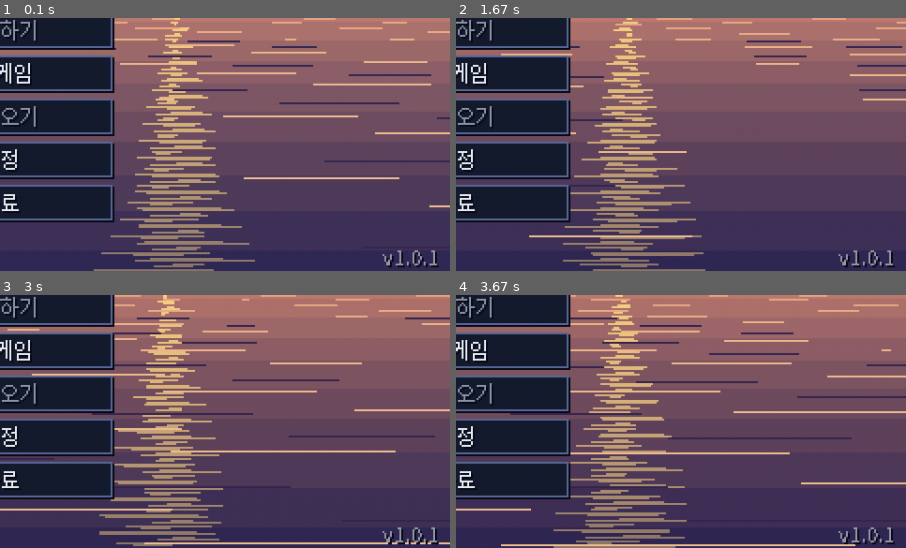
Above: before the commit, frames 1-4 (two rows, left to right).
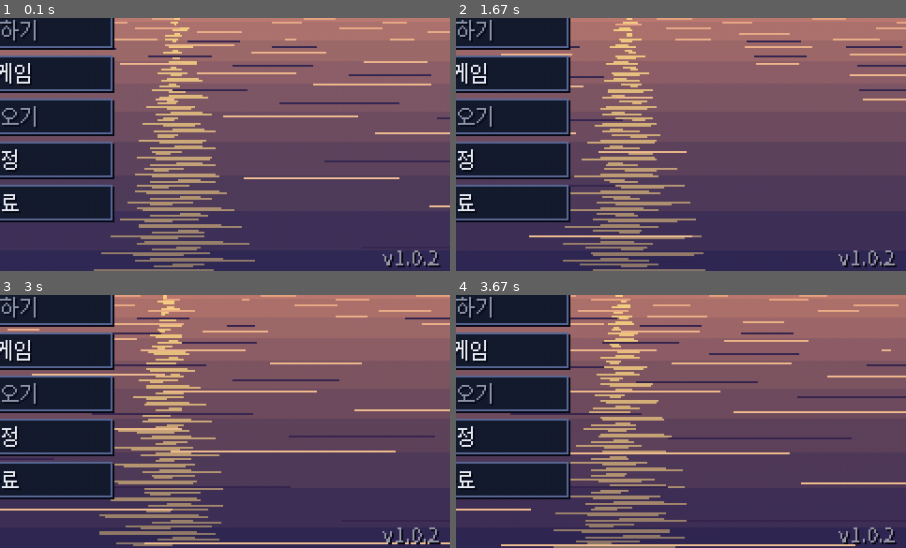
Above: after the commit, the same moments.

Repository: sinsiu60/fishingplanet
Game: pygame game, started from main.py
Same seed, same stepped clock (60 frames per second), same inputs: the game is played once before the commit and once after it.
Inputs (mouse positions are % of the whole screen's width and height, from its top left):
- Up to frame 1 (0.1 s): no input
- Up to frame 2 (1.67 s): click (50, 50) at 0.38 s; click (65, 15) at 0.72 s; click (26, 30) at 1.05 s; click (47, 33) at 1.38 s
- Up to frame 3 (3 s): click (70, 42) at 1.72 s; click (81, 47) at 2.05 s; click (21, 30) at 2.38 s; click (26, 68) at 2.72 s
- Up to frame 4 (3.67 s): click (28, 42) at 3.05 s; click (34, 17) at 3.38 s
The pictures show only the part of the screen within x 50-100%, y 50-100%; the shares and areas given below are measured in that part.

The runs differ from the first frame. In frame 1, less than 0.1% of the frame differs, in the area x 94-98%, y 91-99%; in frame 2, less than 0.1%; in frame 3, less than 0.1%; in frame 4, less than 0.1%.

Commit message:
Readable speech bubbles (no dark shadow on dark text), village shown as a node on the map instead of a separate button, release 1.0.2
Co-Authored-By: Claude Opus 5.5 <noreply@anthropic.com>
Claude-Session: https://claude.ai/code/session_01XkZZxEWm7K26sk4a4EAFMF

Diff:
--- a/data/villages.json
+++ b/data/villages.json
@@ -1,7 +1,7 @@
 {
  "_설명": "마을 (DESIGN.md 35-3, CONTENT_EXPANSION.md B-1·B-2). 파노라마 가로 width px, 장소·NPC x 위치는 파노라마 좌표. place.action: dock(지도) / shop / quests / gallery / talk(그 NPC와 대화) / season(계절 알림판). npc.lines = 기본 대사 (대사 시스템 data/dialogue.json 이 없을 때·조건 맞는 대사가 없을 때).",
  "sharmion": {
-  "name": "윤슬 마을", "subtitle": "햇빛에 반짝이는 물결이 보이는 작은 포구", "width": 1000, "style": "wood",
+  "name": "윤슬 마을", "subtitle": "햇빛에 반짝이는 물결이 보이는 작은 포구", "map_node": [100, 228], "width": 1000, "style": "wood",
   "ambience": "village_sharmion",
   "places": [
    {"id": "dock", "name": "부두", "x": 70, "w": 120, "action": "dock", "kind": "dock"},
@@ -23,7 +23,7 @@
   }
  },
  "eldrasion": {
-  "name": "아스테라 항구", "subtitle": "수정 등불이 걸린 고대 항구", "width": 1000, "style": "stone",
+  "name": "아스테라 항구", "subtitle": "수정 등불이 걸린 고대 항구", "map_node": [116, 197], "width": 1000, "style": "stone",
   "ambience": "village_eldrasion",
   "places": [
    {"id": "dock", "name": "부두", "x": 70, "w": 120, "action": "dock", "kind": "dock", "ship": true},
--- a/dist_readme.txt
+++ b/dist_readme.txt
@@ -1,4 +1,4 @@
-미니 피싱 (Mini Fishing) v1.0.1
+미니 피싱 (Mini Fishing) v1.0.2
 ================
 
 실행: MiniFishing.exe 를 더블클릭하세요. (Python 설치 필요 없음)
--- a/src/scene/ending.py
+++ b/src/scene/ending.py
@@ -94,7 +94,7 @@
                     a = clamp((t - start) / 0.8, 0, 1)
                     y = 222 + i * 14 - 28
                     text(canvas, line, (w // 2, y + int((1 - a) * 6)), lerp_color((26, 30, 60), (240, 236, 250), a),
-                         11, "center")
+                         11, "center", shadow=True)
         else:
             self._draw_stats(canvas, t - STATS_T)
         # 처음 페이드 인
--- a/src/scene/fishing_scene.py
+++ b/src/scene/fishing_scene.py
@@ -322,8 +322,8 @@
         band = pygame.Surface((w, 34), pygame.SRCALPHA)
         band.fill((10, 12, 26, int(150 * a)))
         canvas.blit(band, (0, 26))
-        hud.text(canvas, ev["banner"], (w // 2, 38), tuple(int(v * a) for v in (255, 240, 210)), 16, "center")
-        hud.text(canvas, f"{ev['name']} · {ev['benefit_text']}", (w // 2, 53), tuple(int(v * a) for v in (200, 220, 255)), 11, "center")
+        hud.text(canvas, ev["banner"], (w // 2, 38), tuple(int(v * a) for v in (255, 240, 210)), 16, "center", shadow=True)
+        hud.text(canvas, f"{ev['name']} · {ev['benefit_text']}", (w // 2, 53), tuple(int(v * a) for v in (200, 220, 255)), 11, "center", shadow=True)
 
     @property
     def season(self) -> str:
--- a/src/scene/map_scene.py
+++ b/src/scene/map_scene.py
@@ -103,6 +103,7 @@
         here = next(s for s in self.all_spots if s["id"] == fishing.spot_id)
         self.cont = here.get("continent", "sharmion")
         self.sel = next(i for i, s in enumerate(self.spots) if s["id"] == fishing.spot_id)
+        self.town_sel = False   # 지도 위 마을 칸을 골랐는지 (처음엔 지금 낚시터)
         self.cont_btns = [ui.Button((112, 9, 16, 15), "<", lambda: self._switch(-1)),
                           ui.Button((262, 9, 16, 15), ">", lambda: self._switch(1))]
         self.t = 0.0
@@ -111,7 +112,6 @@
         self.go_btn = ui.Button((300, 214, 164, 17), "", self._go)
         self.rest_btn = ui.Button((300, 56, 164, 16), "텐트에서 쉬기", self._rest)
         self.train_btn = ui.Button((330, 250, 70, 15), "훈련 수조", self._train)
-        self.town_btn = ui.Button((300, 233, 164, 14), "", self._town)
 
     @property
     def spots(self) -> list:
@@ -128,6 +128,7 @@
         self.cont = opened[(opened.index(self.cont) + d) % len(opened)]
         here = [i for i, s in enumerate(self.spots) if s["id"] == self.fishing.spot_id]
         self.sel = here[0] if here else 0
+        self.town_sel = False
         self.game.sfx.play("ui_click")
 
     @property
@@ -148,14 +149,19 @@
     def _town(self) -> None:
         """마을로: 낚시터 → 마을 (보고 있는 대륙의 마을)."""
         self.game.sfx.play("ui_click")
-        if self.village is not None:
-            self._close()
+        if self.village is not None and self.village.cont == self.cont:
+            self._close()   # 지금 그 마을 부두에서 열었으면 지도만 닫기
             return
         from src.scene.travel import start_return
         self.game.scenes.pop()
+        if self.village is not None:
+            self.village.leave()   # 다른 대륙 마을로: 지금 마을을 닫고 항해
         start_return(self.game, self.fishing, self.cont)   # 돌아오는 길 컷신 → 마을
 
     def _go(self) -> None:
+        if self.town_sel:
+            self._town()
+            return
         sp = self.spot
         if sp["id"] == self.fishing.spot_id and self.village is None:
             return
@@ -206,13 +212,19 @@
             self._close()
         elif a.name == "primary":
             m = a.pos
-            for b in (self.close_btn, self.go_btn, self.rest_btn, self.train_btn, self.town_btn) + tuple(self.cont_btns if self._multi() else ()):
+            for b in (self.close_btn, self.go_btn, self.rest_btn, self.train_btn) + tuple(self.cont_btns if self._multi() else ()):
                 if b.click(m):
                     return
+            tx, ty = self._town_node()
+            if math.hypot(m[0] - tx, m[1] - ty) < 13:
+                self.town_sel = True
+                self.game.sfx.play("ui_click")
+                return
             for i, sp in enumerate(self.spots):
                 x, y = self._node(sp)
                 if math.hypot(m[0] - x, m[1] - y) < 13:
                     self.sel = i
+                    self.town_sel = False
                     self.game.sfx.play("ui_click")
 
     def _multi(self) -> bool:
@@ -225,6 +237,13 @@
         self.mouse = self.ui_pointer()
         self.game.adaptive.set_context(self.cont, None)  # 지도: 보고 있는 대륙 테마 (32장 S6)
         self.game.adaptive.set("menu")
+
+    def _village(self) -> dict:
+        return load_json("villages.json")[self.cont]
+
+    def _town_node(self) -> tuple[int, int]:
+        x, y = self._village().get("map_node", (100, 228))
+        return int(x), int(y)
 
     def _node(self, sp) -> tuple[int, int]:
         x, y = sp["map_pos"]
@@ -279,6 +298,7 @@
                     x = a[0] + (b[0] - a[0]) * k / steps
                     y = a[1] + (b[1] - a[1]) * k / steps
                     canvas.fill(PATH, (int(x), int(y), 2, 2))
+        self._draw_town_node(canvas)
         for i, sp in enumerate(self.spots):
             x, y = nodes[i]
             secret = bool(sp.get("secret"))
@@ -287,7 +307,7 @@
                 if not can_unlock_soon(self.save, sp):
                     # 비밀 장소는 조건을 채우기 전까지 희미한 물음표
                     text(canvas, "?", (x, y), (120, 130, 160), 16, "center")
-                    if i == self.sel:
+                    if i == self.sel and not self.town_sel:
                         pygame.draw.circle(canvas, ui.ACCENT, (x, y), 11, 1)
                     continue
             current = sp["id"] == self.fishing.spot_id
@@ -300,14 +320,38 @@
                 pygame.draw.arc(canvas, (40, 44, 60), (x - 2, y - 4, 5, 6), 0, math.pi, 1)
                 if can_unlock_soon(self.save, sp) and int(self.t * 3) % 2 == 0:
                     pygame.draw.circle(canvas, ui.GOOD, (x, y), r + 3, 1)
-            if i == self.sel:
+            if i == self.sel and not self.town_sel:
                 rr = r + 4 + int(2 * math.sin(self.t * 5))
                 pygame.draw.circle(canvas, ui.ACCENT, (x, y), rr, 1)
-            if current:
+            if current and self.village is None:   # 마을에 있으면 '현재'는 마을 칸에만
                 text(canvas, "현재", (x, y - 13), ui.ACCENT, 11, "center")
             text(canvas, sp["short"], (x, y + 13), col, 11, "center")
             if unlocked and self.save.charm_on("phantom_eye"):
                 self._draw_phantom_eye(canvas, sp["id"], x + 10, y - 6)
+
+    def _draw_town_node(self, canvas) -> None:
+        """마을: 지붕 달린 집 기호 + 이름 (금색). 낚시터와 점선 길로 이어짐."""
+        x, y = self._town_node()
+        first = next((sp for sp in self.spots if sp["id"] == self.cont_info.get("first_spot")), None)
+        if first:
+            a, b = (x, y), self._node(first)
+            steps = int(math.hypot(b[0] - a[0], b[1] - a[1]) / 6)
+            for k in range(1, steps):
+                if k % 2 == 0:
+                    canvas.fill(PATH, (int(a[0] + (b[0] - a[0]) * k / steps), int(a[1] + (b[1] - a[1]) * k / steps), 2, 2))
+        here = self.village is not None and self.village.cont == self.cont
+        wall = (250, 236, 200) if self.cont == "sharmion" else (210, 214, 240)
+        roof = (190, 80, 60) if self.cont == "sharmion" else (90, 150, 190)
+        pygame.draw.rect(canvas, (12, 14, 26), (x - 6, y - 2, 14, 10))
+        canvas.fill(wall, (x - 7, y - 3, 14, 10))
+        pygame.draw.polygon(canvas, roof, [(x - 9, y - 2), (x, y - 10), (x + 9, y - 2)])
+        canvas.fill((70, 50, 40), (x - 2, y + 2, 4, 5))
+        if self.town_sel:
+            rr = 13 + int(2 * math.sin(self.t * 5))
+            pygame.draw.circle(canvas, ui.ACCENT, (x, y - 2), rr, 1)
+        if here:
+            text(canvas, "현재", (x, y - 19), ui.ACCENT, 11, "center")
+        text(canvas, self._village()["name"], (x, y + 15), (255, 226, 150), 11, "center")
 
     def _draw_phantom_eye(self, canvas, spot_id: str, x: int, y: int) -> None:
         """환상의 눈 (부적, 33장 P5): 그 낚시터 환상어를 잡았으면 채운 보라 점, 아니면 빈 점 +
@@ -365,6 +409,9 @@
         sp = self.spot
         box = pygame.Rect(298, 80, 168, 156)
         ui.panel(canvas, box, fill=(16, 20, 36))
+        if self.town_sel:
+            self._draw_town_info(canvas, box)
+            return
         x, y = box.x + 6, box.y + 8
         secret_hidden = sp.get("secret") and not self.unlocked(sp) and not can_unlock_soon(self.save, sp)
         text(canvas, "???" if secret_hidden else sp["name"], (x, y + 2), ui.ACCENT, 11, "midleft")
@@ -408,7 +455,23 @@
             self.go_btn.label = f"해금하기 ({cost:,}원)" if cost else "해금하기"
             self.go_btn.enabled = ok
         self.go_btn.draw(canvas, self.mouse)
-        if self.fishing.fight is None:
-            vname = load_json("villages.json").get(self.cont, {}).get("name", "마을")
-            self.town_btn.label = "마을로 돌아가기" if self.village is not None else f"{vname}로"
-            self.town_btn.draw(canvas, self.mouse)
+
+    def _draw_town_info(self, canvas, box) -> None:
+        v = self._village()
+        x, y = box.x + 6, box.y + 8
+        text(canvas, v["name"], (x, y + 2), (255, 226, 150), 11, "midleft")
+        yy = y + 18
+        for ln in wrap_text(v.get("subtitle", ""), box.w - 12)[:3]:
+            text(canvas, ln, (x, yy), ui.DIM, 11, "midleft")
+            yy += 12
+        yy += 4
+        for ln in ("낚시점 · 의뢰 게시판 · 어탁 갤러리", "계절 알림판 · 마을 사람들"):
+            text(canvas, ln, (x, yy), ui.TEXT, 11, "midleft")
+            yy += 13
+        self.go_btn.rect.topleft = (box.x + 2, box.bottom - 20)
+        self.go_btn.rect.size = (box.w - 4, 17)
+        if self.village is not None and self.village.cont == self.cont:
+            self.go_btn.label, self.go_btn.enabled = "마을로 돌아가기", True
+        else:
+            self.go_btn.label, self.go_btn.enabled = f"{v['name']}로 가기", self.fishing.fight is None
+        self.go_btn.draw(canvas, self.mouse)
--- a/src/scene/travel.py
+++ b/src/scene/travel.py
@@ -242,6 +242,6 @@
         if big:
             from src.ui.fight_fx import big_text
             big_text(canvas, self.name, (w // 2, y), col, 1.6)
-            text(canvas, self.subtitle, (w // 2, y + 20), tuple(int(v * a) for v in (220, 215, 200)), 11, "center")
+            text(canvas, self.subtitle, (w // 2, y + 20), tuple(int(v * a) for v in (220, 215, 200)), 11, "center", shadow=True)
         else:
             text(canvas, self.name, (w // 2, y), col, 16, "center")
--- a/src/scene/village.py
+++ b/src/scene/village.py
@@ -309,13 +309,13 @@
             band = pygame.Surface((w, 26), pygame.SRCALPHA)
             band.fill((10, 12, 26, int(160 * a)))
             canvas.blit(band, (0, 58))
-            text(canvas, f"{ev['banner']} — {ev['benefit_text']}", (w // 2, 71), tuple(int(v * a) for v in (255, 240, 210)), 11, "center")
+            text(canvas, f"{ev['banner']} — {ev['benefit_text']}", (w // 2, 71), tuple(int(v * a) for v in (255, 240, 210)), 11, "center", shadow=True)
         if self.season_banner > 0:
             a = min(1.0, self.season_banner / 0.5, (3.5 - self.season_banner) / 0.4)
             band = pygame.Surface((w, 26), pygame.SRCALPHA)
             band.fill((20, 16, 10, int(170 * a)))
             canvas.blit(band, (0, 30))
-            text(canvas, f"계절이 바뀌었어요 — {sname}", (w // 2, 43), tuple(int(v * a) for v in (255, 230, 170)), 16, "center")
+            text(canvas, f"계절이 바뀌었어요 — {sname}", (w // 2, 43), tuple(int(v * a) for v in (255, 230, 170)), 16, "center", shadow=True)
         if self.bubble is not None and self.bubble["t"] >= 0:
             self._draw_bubble(canvas)
         if self.panel is not None:
--- a/src/ui/hud.py
+++ b/src/ui/hud.py
@@ -10,13 +10,17 @@
 SHADOW = (10, 12, 24)
 
 
-def text(canvas, s: str, pos, color, size: int = 11, anchor: str = "topleft") -> pygame.Rect:
+def text(canvas, s: str, pos, color, size: int = 11, anchor: str = "topleft", shadow: bool | None = None) -> pygame.Rect:
+    """shadow = None: 글자색이 밝으면 어두운 그림자, 어두운 글자(밝은 종이·말풍선 위)면 그림자 없음 — 검은 글자에 검은 그림자가
+    겹치면 획이 뭉개져 읽기 힘들다."""
     s = localize(s)  # 모바일이면 PC 조작 문구를 터치 문구로 (PC는 그대로)
     font = get_font(size)
     img = font.render(s, False, color)
-    shadow = font.render(s, False, SHADOW)
     rect = img.get_rect(**{anchor: pos})
-    canvas.blit(shadow, rect.move(1, 1))
+    if shadow is None:
+        shadow = 0.299 * color[0] + 0.587 * color[1] + 0.114 * color[2] >= 120
+    if shadow:
+        canvas.blit(font.render(s, False, SHADOW), rect.move(1, 1))
     canvas.blit(img, rect)
     return rect
 
--- a/src/version.py
+++ b/src/version.py
@@ -1,2 +1,2 @@
 """게임 버전 (릴리즈 태그 v<VERSION>, buildozer.spec version 과 같게)."""
-VERSION = "1.0.1"
+VERSION = "1.0.2"
Not shown, changed: DESIGN.md
Not shown, changed: RELEASE_NOTES.md
Not shown, changed: buildozer.spec
